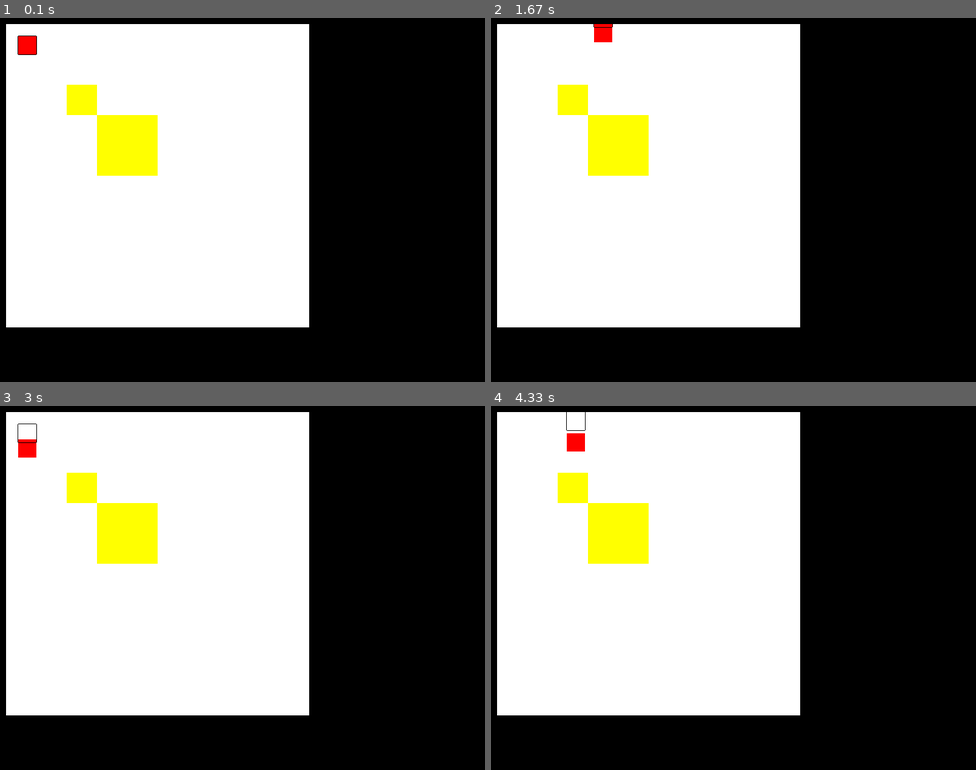
Above: before the commit, frames 1-4 (two rows, left to right).
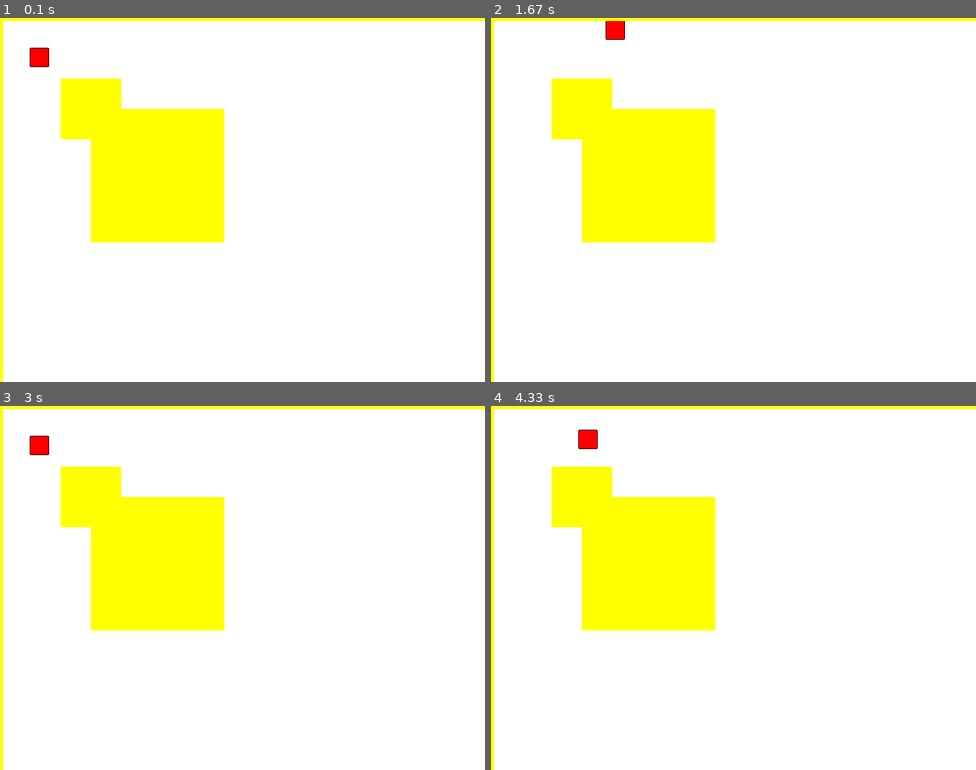
Above: after the commit, the same moments.

Repository: Stealth1337/pygamerpg
Game: pygame game, started from main.py
Same seed, same stepped clock (60 frames per second), same inputs: the game is played once before the commit and once after it.
Inputs:
- Up to frame 1 (0.1 s): no input
- Up to frame 2 (1.67 s): hold Right 0.33-0.8 s; hold Up 0.83-1.13 s; hold Right 1.17-1.63 s
- Up to frame 3 (3 s): hold Left 1.67-2.2 s; hold Down 2.23-2.53 s; hold Left 2.57-2.97 s
- Up to frame 4 (4.33 s): hold Up 3-3.37 s; hold Right 3.4-4.03 s; hold Down from 4.07 s (still down)

The runs differ from the first frame. In frame 1, 57% of the frame differs, in the area x 0-100%, y 0-100%; in frame 2, 57%; in frame 3, 57%; in frame 4, 57%.

Commit message:
- Фикс бага с границами.

Diff:
--- a/barriers.py
+++ b/barriers.py
@@ -5,12 +5,12 @@
 
     def __init__(self, x, y, width, height):
         pygame.sprite.Sprite.__init__(self)
-        self.height = height * 50
-        self.width = width * 50
+        self.height = height
+        self.width = width
         self.image = pygame.Surface((self.width, self.height))
         self.rect = self.image.get_rect()
         self.rect.x = x
         self.rect.y = y
 
-    def update(self, surface, color):
+    def update(self, surface, color, width=0):
         pygame.draw.rect(surface, color, (self.rect.x, self.rect.y, self.width, self.height))
--- a/location.py
+++ b/location.py
@@ -2,16 +2,15 @@
 
 class Location:
 
-    def __init__(self, start_x, start_y, width, height):
+    def __init__(self, start_x, start_y, end_x, end_y):
         self.start_x = start_x
         self.start_y = start_y
-        self.width = width
-        self.height = height
-        self.end_x = start_x + (width * 50)
-        self.end_y = start_y + (height * 50)
+        self.end_x = end_x
+        self.end_y = end_y
+
 
     def create(self, surface):
         pygame.draw.rect(surface, (255, 255, 255), (self.start_x,
                                                     self.start_y,
-                                                    self.width * 50,
-                                                    self.height * 50))
+                                                    self.end_x,
+                                                    self.end_y))
--- a/main.py
+++ b/main.py
@@ -8,27 +8,19 @@
 size_screen = width, height = 800, 600
 main_screen = pygame.display.set_mode(size_screen)
 running_game = True
-
 # main info
-
 all_sprites = pygame.sprite.Group()
 FPS = 30
 clock = pygame.time.Clock()
-
 # location info
-
 location_1 = True
-loc_1 = Location(0, 0, 10, 10)
-location_screen = pygame.Surface((loc_1.width * 50, loc_1.height * 50))
+loc_1 = Location(0, 0, 1200, 1200)
+location_screen = pygame.Surface((loc_1.end_x, loc_1.end_y))
 loc_1.create(location_screen)
-
 # Sprites
-
 all_sprites = pygame.sprite.Group()
-
 # player sprites and borders
-
-player = Player(20, 20, 'red')
+player = Player(50, 50, 'red')
 all_sprites.add(player)
 borders = pygame.sprite.Group()
 all_sprites.add(borders)
@@ -36,15 +28,24 @@
 right_border = PlayerBorders(player.rect.x + 30, player.rect.y, 1, 30, borders)
 up_border = PlayerBorders(player.rect.x, player.rect.y - 1, 30, 1, borders)
 down_border = PlayerBorders(player.rect.x, player.rect.y + 30, 30, 1, borders)
-
+# wall borders
+left_wall_border = Barrier(loc_1.start_x, loc_1.start_y, 5, loc_1.end_y)
+right_wall_border = Barrier(loc_1.end_x - 5, loc_1.start_y, 5, loc_1.end_y)
+up_wall_border = Barrier(loc_1.start_x, loc_1.start_y, loc_1.end_x, 5)
+down_wall_border = Barrier(loc_1.start_x, loc_1.end_y - 5, loc_1.end_x, 5)
+wall_borders = pygame.sprite.Group()
+all_sprites.add(wall_borders)
+wall_borders.add(left_wall_border, right_wall_border, up_wall_border, down_wall_border)
 #
-
 barrier_objects = pygame.sprite.Group()
-barrier1 = Barrier(100, 100, 1, 1)
-barrier2 = Barrier(150, 150, 2, 2)
+barrier1 = Barrier(100, 100, 100, 100)
+barrier2 = Barrier(150, 150, 220, 220)
 barrier_objects.add(barrier1)
 barrier_objects.add(barrier2)
+all_sprites.add()
 all_sprites.add(barrier_objects)
+barrier_objects.add(wall_borders)
+
 
 while running_game:
     main_screen.fill((0, 0, 0))
@@ -54,9 +55,8 @@
     #
     barrier_objects.update(location_screen, (255, 255, 0))
     #
-    main_screen.blit(location_screen, (10, 10))
+    main_screen.blit(location_screen, (0, 0))
     location_screen.fill((255, 255, 255))
-    #
     for event in pygame.event.get():
         if event.type == pygame.QUIT:
             running_game = False
@@ -72,16 +72,16 @@
         pass
     elif keys[pygame.K_UP]:
         player.move(pygame.K_UP, [loc_1.start_x, loc_1.start_y, loc_1.end_x, loc_1.end_y])
-        borders.update(location_screen, pygame.K_UP)
+        borders.update(location_screen, pygame.K_UP, )
     elif keys[pygame.K_DOWN]:
         player.move(pygame.K_DOWN, [loc_1.start_x, loc_1.start_y, loc_1.end_x, loc_1.end_y])
-        borders.update(location_screen, pygame.K_DOWN)
+        borders.update(location_screen, pygame.K_DOWN, )
     elif keys[pygame.K_LEFT]:
         player.move(pygame.K_LEFT, [loc_1.start_x, loc_1.start_y, loc_1.end_x, loc_1.end_y])
-        borders.update(location_screen, pygame.K_LEFT)
+        borders.update(location_screen, pygame.K_LEFT, )
     elif keys[pygame.K_RIGHT]:
         player.move(pygame.K_RIGHT, [loc_1.start_x, loc_1.start_y, loc_1.end_x, loc_1.end_y])
-        borders.update(location_screen, pygame.K_RIGHT)
+        borders.update(location_screen, pygame.K_RIGHT, )
     pygame.display.flip()
     clock.tick(FPS)
 pygame.quit()
--- a/player.py
+++ b/player.py
@@ -1,4 +1,3 @@
-
 import pygame
 
 
